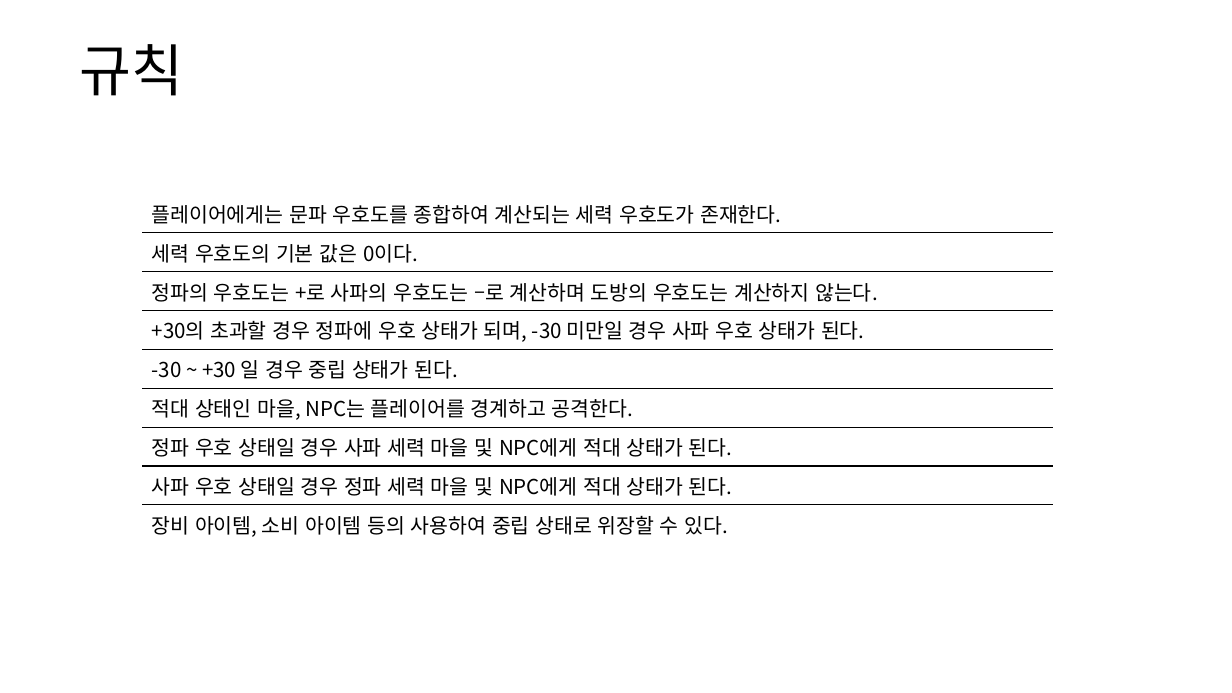
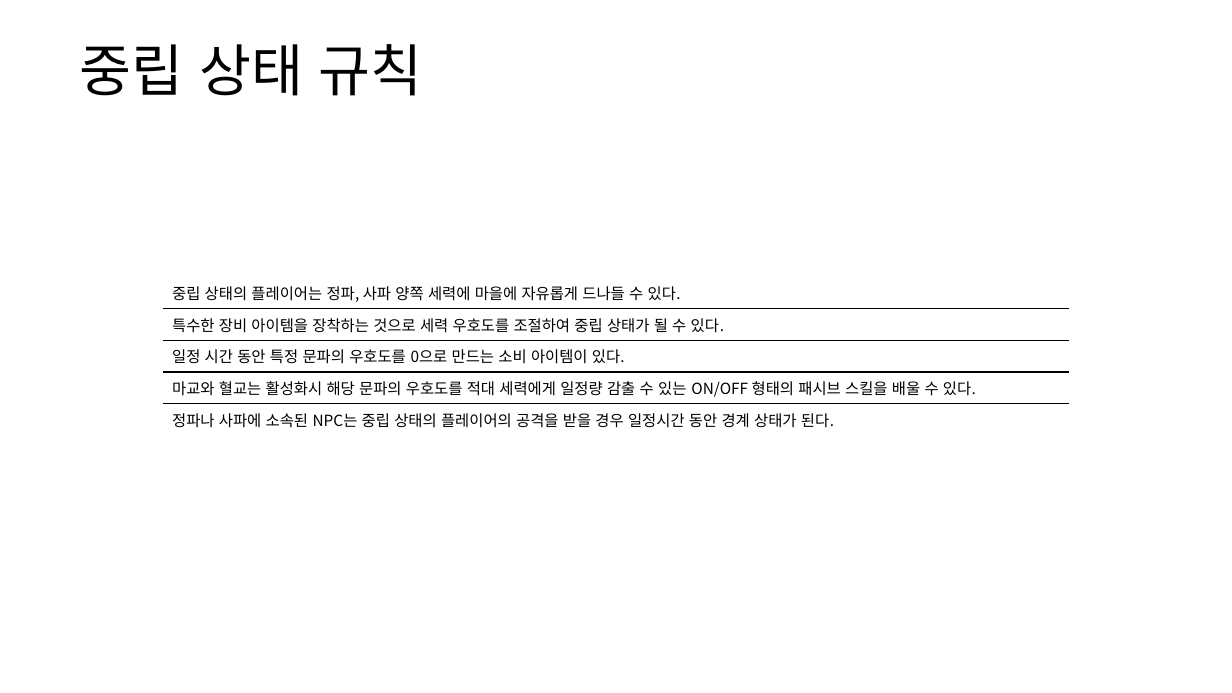
Before and after one commit to yjk0401/unityenginebasic_9th, a slide deck: slide 8 of 기획/방랑엽사전/세력 시스템 기획서.pptx (slide 6 before the commit). Drawn at 1232x693 pixels with LibreOffice and Linux fonts; fonts in the diff are those of the drawing. Boxes give left, top, right and bottom in pixels: in the first picture for what was removed or moved away, otherwise in the second. Text is boxed around its words. In the diff, an @@ line names an element or a change of style, - is before the commit and + after.

```diff
--- a/기획/방랑엽사전/세력 시스템 기획서.pptx
+++ b/기획/방랑엽사전/세력 시스템 기획서.pptx
@@ text at (79,44,423,96): text changed @@
-규칙
+중립 상태 규칙
@@ table at (163,277,1069,432) @@
-row 1: 플레이어에게는 문파 우호도를 종합하여 계산되는 세력 우호도가 존재한다.
-row 2: 세력 우호도의 기본 값은 0이다.
-row 3: 정파의 우호도는 +로 사파의 우호도는 –로 계산하며 도방의 우호도는 계산하지 않는다.
-row 4: +30의 초과할 경우 정파에 우호 상태가 되며, -30 미만일 경우 사파 우호 상태가 된다.
-row 5: -30 ~ +30 일 경우 중립 상태가 된다.
-row 6: 적대 상태인 마을, NPC는 플레이어를 경계하고 공격한다.
-row 7: 정파 우호 상태일 경우 사파 세력 마을 및 NPC에게 적대 상태가 된다.
-row 8: 사파 우호 상태일 경우 정파 세력 마을 및 NPC에게 적대 상태가 된다.
-row 9: 장비 아이템, 소비 아이템 등의 사용하여 중립 상태로 위장할 수 있다.
+row 1: 중립 상태의 플레이어는 정파, 사파 양쪽 세력에 마을에 자유롭게 드나들 수 있다.
+row 2: 특수한 장비 아이템을 장착하는 것으로 세력 우호도를 조절하여 중립 상태가 될 수 있다.
+row 3: 일정 시간 동안 특정 문파의 우호도를 0으로 만드는 소비 아이템이 있다.
+row 4: 마교와 혈교는 활성화시 해당 문파의 우호도를 적대 세력에게 일정량 감출 수 있는 ON/OFF 형태의 패시브 스킬을 배울 수 있다.
+row 5: 정파나 사파에 소속된 NPC는 중립 상태의 플레이어의 공격을 받을 경우 일정시간 동안 경계 상태가 된다.
@@ table: place and size @@
-table at (142,194,1053,541)
+table at (163,277,1069,432)
```
Also in this commit, not shown: 1 other slide changed, 4 slides added, 2 other files.
